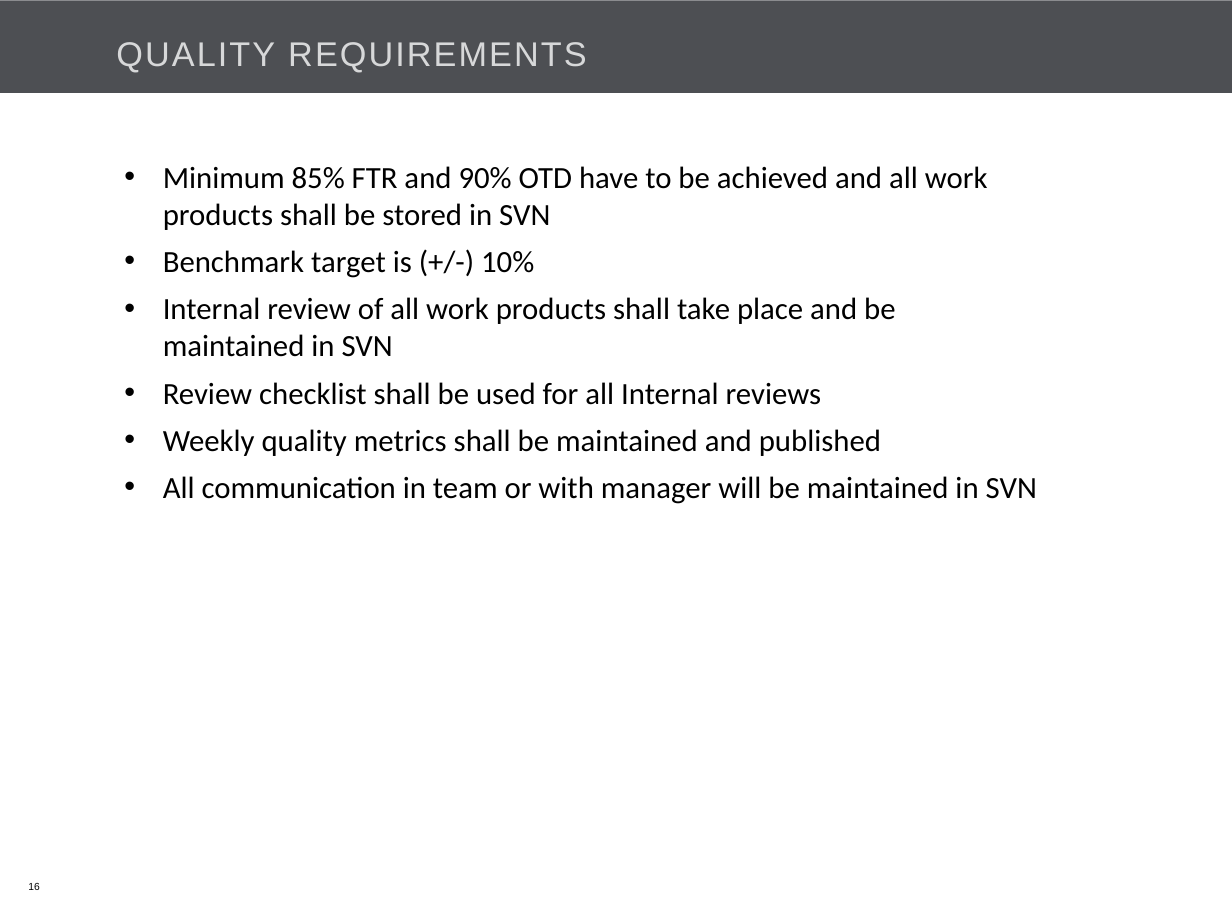
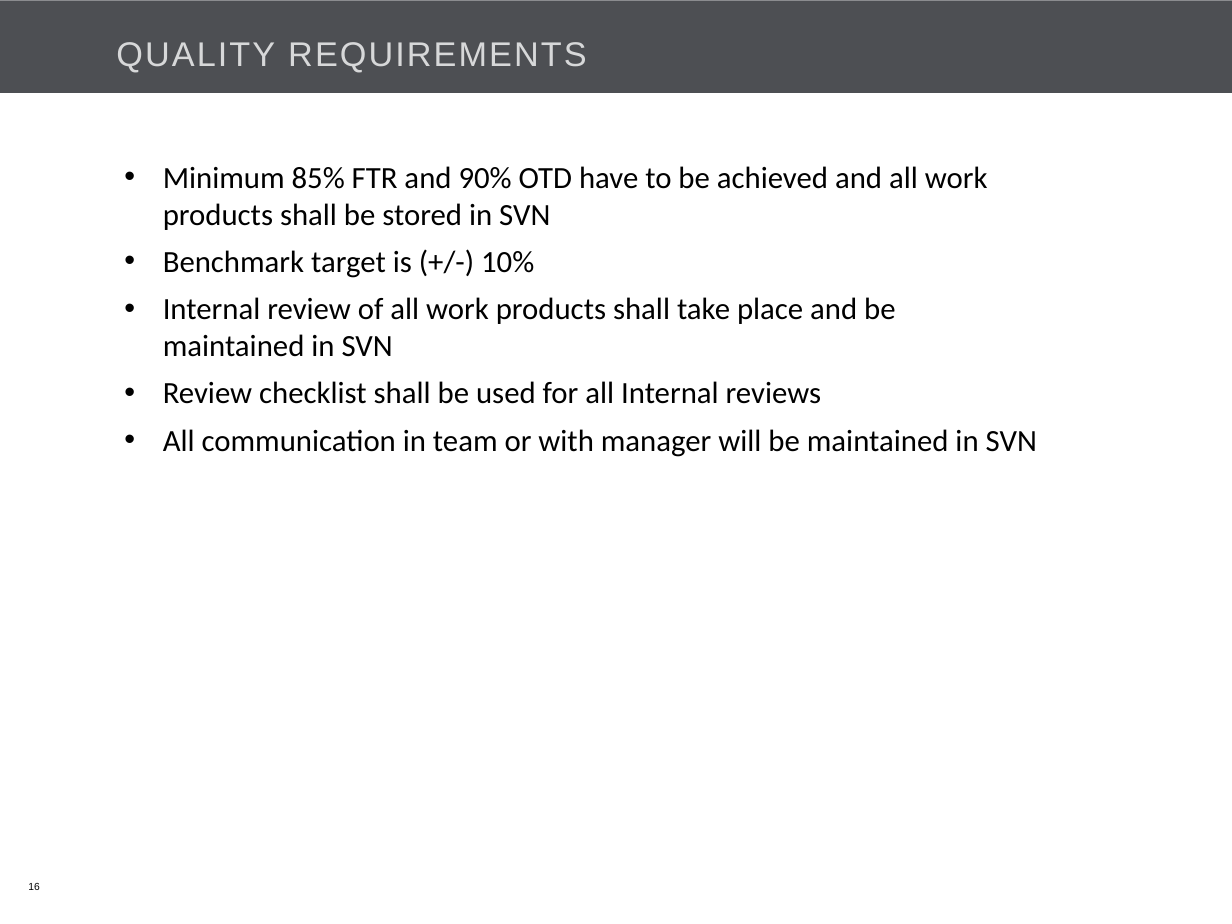
Before and after one commit to Bajarangi/demo, a slide deck: slide 16 of trunk/EasiCab/Documents/EASiCab_POC_kick off.pptx. Drawn at 1232x924 pixels with LibreOffice and Linux fonts; fonts in the diff are those of the drawing; background and template pictures are left out. Boxes give left, top, right and bottom in pixels: in the first picture for what was removed or moved away, otherwise in the second. Text is boxed around its words. In the diff, an @@ line names an element or a change of style, - is before the commit and + after.

```diff
--- a/trunk/EasiCab/Documents/EASiCab_POC_kick off.pptx
+++ b/trunk/EasiCab/Documents/EASiCab_POC_kick off.pptx
@@ text at (163,429,881,456): paragraph removed @@
-• Weekly quality metrics shall be maintained and published
```
Also in this commit, not shown: 7 other slides changed, 2 slides removed.
